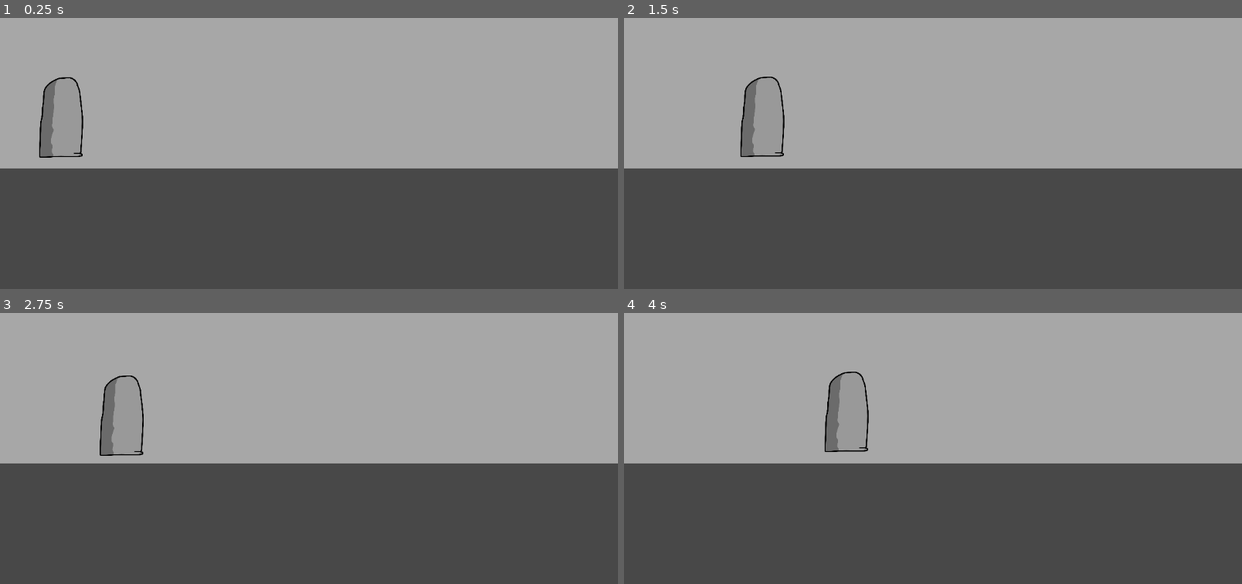
Above: before the commit, frames 1-4 (two rows, left to right).
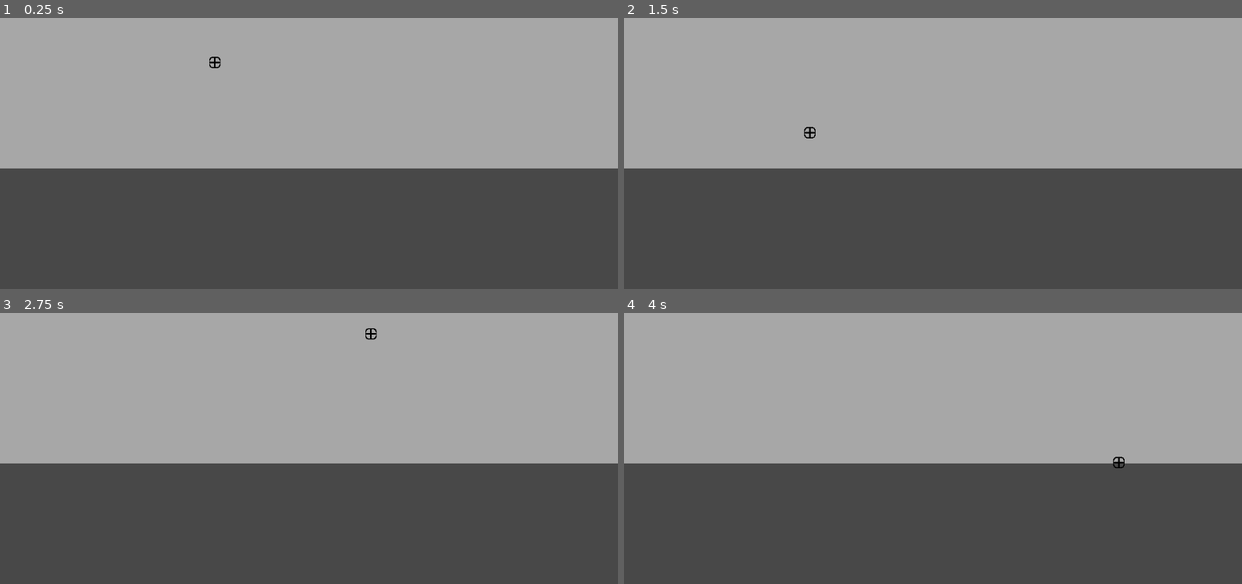
Above: after the commit, the same moments.

Repository: dice-works/untitled-violence-game
Game: Godot game, scene res://scenes/Debug.tscn
The game is run twice, just before and just after one commit, with the same random seed, the same clock (stepped at 60 frames per second) and the same inputs.
Inputs (mouse positions are in pixels of both pictures, inside the frame that each line leads up to):
- Up to frame 1 (0.25 s): no input
- Up to frame 2 (1.5 s): move the mouse to (1068, 96) at 0.52 s; hold D (player_right) 0.53-1.28 s; move the mouse to (809, 131) at 1.27 s; hold A (player_left) from 1.28 s (still down)
- Up to frame 3 (2.75 s): move the mouse to (370, 334) at 2.02 s; release A (player_left) at 2.03 s; hold D (player_right) from 2.03 s (still down)
- Up to frame 4 (4 s): move the mouse to (902, 481) at 2.77 s; move the mouse to (1118, 462) at 3.52 s; release D (player_right) at 3.53 s; hold A (player_left) from 3.53 s (still down)

The runs differ from the first frame. In frame 1, 0.7% of the frame differs, in the area x 6-36%, y 14-52%; in frame 2, 0.7%; in frame 3, 0.7%; in frame 4, 0.8%, in the area x 32-81%, y 21-58%.

Commit message:
Starting simple. A cube that follows a mouse-controlled target :)

Diff:
--- a/project.godot
+++ b/project.godot
@@ -12,7 +12,8 @@
 
 config/name="untitled violence game"
 run/main_scene="uid://dgynsghpucg21"
-config/features=PackedStringArray("4.6", "GL Compatibility")
+config/features=PackedStringArray("4.7", "GL Compatibility")
+boot_splash/show_image=false
 config/icon="res://icon.svg"
 
 [display]
--- a/scenes/Debug.tscn
+++ b/scenes/Debug.tscn
@@ -1,7 +1,7 @@
 [gd_scene format=3 uid="uid://dgynsghpucg21"]
 
 [ext_resource type="Script" uid="uid://dk3u8dmndppv0" path="res://scripts/debug.gd" id="1_c2xgb"]
-[ext_resource type="PackedScene" uid="uid://br6mefadyw1tj" path="res://scenes/Player.tscn" id="2_b1f3y"]
+[ext_resource type="PackedScene" uid="uid://br6mefadyw1tj" path="res://scenes/PhysicsTest.tscn" id="2_b1f3y"]
 
 [sub_resource type="RectangleShape2D" id="RectangleShape2D_c2xgb"]
 size = Vector2(1157, 24)
@@ -10,12 +10,14 @@
 script = ExtResource("1_c2xgb")
 
 [node name="sky" type="ColorRect" parent="." unique_id=1129693228]
+z_index = -2
 offset_right = 1152.0
 offset_bottom = 648.0
 mouse_filter = 2
 color = Color(0.6542321, 0.6542321, 0.654232, 1)
 
 [node name="ground" type="ColorRect" parent="." unique_id=842863540]
+z_index = -2
 offset_top = 423.0
 offset_right = 1152.0
 offset_bottom = 648.0
@@ -25,8 +27,16 @@
 [node name="StaticBody2D" type="StaticBody2D" parent="ground" unique_id=443626647]
 
 [node name="CollisionShape2D" type="CollisionShape2D" parent="ground/StaticBody2D" unique_id=396696602]
-position = Vector2(568.5, 85)
+position = Vector2(572, 12)
 shape = SubResource("RectangleShape2D_c2xgb")
+debug_color = Color(0, 0.9254902, 0.69803923, 0.41960785)
 
-[node name="Player" parent="." unique_id=842425172 instance=ExtResource("2_b1f3y")]
-position = Vector2(73, 252)
+[node name="Node" parent="." unique_id=1419880223 instance=ExtResource("2_b1f3y")]
+
+[node name="RigidBody2D" parent="Node" index="0" unique_id=1230469319]
+position = Vector2(571, 207)
+
+[node name="CollisionShape2D" parent="Node/RigidBody2D" index="0" unique_id=1740820463]
+position = Vector2(0, 0)
+
+[editable path="Node"]
--- /dev/null
+++ b/scenes/PhysicsTest.tscn
@@ -0,0 +1,27 @@
+[gd_scene format=3 uid="uid://br6mefadyw1tj"]
+
+[ext_resource type="Script" uid="uid://cljua0o1g7jx6" path="res://scripts/move_target.gd" id="1_56gqh"]
+[ext_resource type="Texture2D" uid="uid://cu8aeeagrahs1" path="res://visuals_audio/marker.png" id="1_n6e4x"]
+[ext_resource type="Script" uid="uid://cjdiijf5ady" path="res://scripts/rb_move-towards-target.gd" id="1_y7oj2"]
+
+[sub_resource type="RectangleShape2D" id="RectangleShape2D_7m2n1"]
+size = Vector2(156, 159.5)
+
+[node name="Node" type="Node2D" unique_id=1908324368]
+script = ExtResource("1_56gqh")
+
+[node name="RigidBody2D" type="RigidBody2D" parent="." unique_id=1230469319]
+script = ExtResource("1_y7oj2")
+
+[node name="CollisionShape2D" type="CollisionShape2D" parent="RigidBody2D" unique_id=1740820463]
+position = Vector2(78, 80)
+shape = SubResource("RectangleShape2D_7m2n1")
+
+[node name="Target" type="Marker2D" parent="." unique_id=305869476]
+unique_name_in_owner = true
+position = Vector2(571, 143)
+
+[node name="Sprite2D" type="Sprite2D" parent="Target" unique_id=1269186466]
+position = Vector2(-1.04904175e-05, -4.7683716e-06)
+scale = Vector2(0.041015647, 0.041015647)
+texture = ExtResource("1_n6e4x")
--- a/scenes/Player.tscn
+++ /dev/null
@@ -1,23 +0,0 @@
-[gd_scene format=3 uid="uid://br6mefadyw1tj"]
-
-[ext_resource type="Script" uid="uid://ct6joeh605iw5" path="res://scripts/player.gd" id="1_3li8b"]
-[ext_resource type="Script" uid="uid://dm3orb77fgkrl" path="res://scripts/player_torso.gd" id="2_3li8b"]
-[ext_resource type="Texture2D" uid="uid://krn2jcsabmud" path="res://visuals_audio/body.png" id="2_v6fml"]
-
-[node name="Player" type="Node2D" unique_id=842425172]
-script = ExtResource("1_3li8b")
-
-[node name="Torso" type="RigidBody2D" parent="." unique_id=760794592]
-gravity_scale = 0.0
-linear_damp = 5.0
-script = ExtResource("2_3li8b")
-
-[node name="Sprite2D" type="Sprite2D" parent="Torso" unique_id=187250731]
-position = Vector2(40.875, 75.46982)
-scale = Vector2(0.25309598, 0.25410712)
-texture = ExtResource("2_v6fml")
-
-[node name="CollisionPolygon2D" type="CollisionPolygon2D" parent="Torso" unique_id=1022453988]
-position = Vector2(40.875, 75.46982)
-scale = Vector2(0.25309598, 0.25410712)
-polygon = PackedVector2Array(11.5, -289, 11.5, -288, -5.800003, -288, -14.800003, -285, -19, -285, -70, -258, -72.3, -258, -101.3, -230, -102.7, -230, -117.6, -204, -119.3, -204, -133.5, -72.100006, -133.5, -28.399994, -143.2, 21, -144.3, 21, -146.4, 46, -147.4, 46, -152.4, 187, -153.5, 187, -153.5, 289.09998, -38.4, 286, 132.9, 286, 148.9, 280, 150.9, 280, 151.9, 277.40002, 140.29999, 267, 138.5, 262.7, 140.79999, 257, 142.29999, 257, 143.29999, 245, 144.4, 245, 153.5, 77.100006, 153.5, -8.100006, 133.5, -185.2, 133.5, -191.3, 115.5, -243.5, 115.5, -246.6, 103.5, -264.7, 103.5, -266.9, 90.5, -279, 90.5, -280.3, 74.5, -287.3, 74.5, -289)
--- a/scripts/player.gd
+++ b/scripts/input.gd
@@ -6,9 +6,18 @@
 
 func _check_looking_direction() -> void:
 	if get_global_mouse_position().x < $Torso.global_position.x:
-		looking_left = true
+		if looking_left == false:
+			looking_left = true
+			#$Torso/Sprite2D.flip_h = true
+			#$Feet/foot_left.flip_h = true; $Feet/foot_right.flip_h = true
+			#$Feet/foot_left.rotation *= -1; $Feet/foot_right.rotation *= -1
 	else:
-		looking_left = false
+		if looking_left == true:
+			looking_left = false
+			#$Torso/Sprite2D.flip_h = false
+			#$Feet/foot_left.flip_h = false; $Feet/foot_right.flip_h = false
+			#$Feet/foot_left.rotation *= -1; $Feet/foot_right.rotation *= -1
+
 
 func _get_input_direction() -> void:
 	if Input.is_action_just_pressed("player_left"):
--- /dev/null
+++ b/scripts/move_target.gd
@@ -0,0 +1,14 @@
+extends Node2D
+
+signal disable_spring
+# Called when the node enters the scene tree for the first time.
+func _ready() -> void:
+	await get_tree().create_timer(3.0).timeout
+	print("disabled")
+	#disable_spring.emit()
+	await get_tree().create_timer(0.2).timeout
+	#disable_spring.emit()
+
+# Called every frame. 'delta' is the elapsed time since the previous frame.
+func _process(_delta: float) -> void:
+	$Target.global_position = get_global_mouse_position()
--- a/scripts/player_torso.gd
+++ /dev/null
@@ -1,84 +0,0 @@
-extends RigidBody2D
-
-@onready var player = get_parent()
-var looking_left:bool
-var input_dir:Vector2
-var y_anchor:float
-var highest = 0.0
-var lowest = 0.0
-#idling vars
-var idle_target
-const idle_anchor_bounds = 6
-#walking vars
-var walk_target
-const walk_anchor_bounds = 8
-
-
-func _check_player_variables() -> void:
-	input_dir = player.input_dir
-	looking_left = player.looking_left
-
-func _turn_torso_to_looking_direction() -> void:
-	if looking_left:
-		$Sprite2D.flip_h = true
-	else:
-		$Sprite2D.flip_h = false
-
-func _idling() -> void:
-	if idle_target == null:
-		idle_target = y_anchor + idle_anchor_bounds
-	linear_damp = 5.0
-	var idle_strength: float = 5
-	var offset = idle_target - global_position.y
-
-	if abs(offset) < 1:
-		if idle_target > y_anchor:
-			idle_target = y_anchor - idle_anchor_bounds
-		else:
-			idle_target = y_anchor + idle_anchor_bounds
-
-	apply_central_force(Vector2(0, offset * idle_strength))
-
-func _walking() -> void:
-	if walk_target == null:
-		walk_target = y_anchor + walk_anchor_bounds
-	linear_damp = 4.0
-	var walk_strength: float = 1000
-	var walk_bounce_strength: float = 10
-	var arrival_threshold: float = 2
-	var offset = walk_target - global_position.y
-
-	if abs(offset) < arrival_threshold:
-		if walk_target > y_anchor:
-			walk_target = y_anchor - walk_anchor_bounds
-		else:
-			walk_target = y_anchor + walk_anchor_bounds
-	apply_central_force(Vector2(0, offset * walk_bounce_strength))
-	apply_central_force(Vector2(walk_strength * input_dir.x, 0))
-
-
-func _highestlowest() -> void:
-	var newhighest = position.y
-	var newlowest = position.y
-	if newhighest < highest:
-		highest = newhighest
-		print("highest: " + str(highest))
-	if newlowest > lowest:
-		lowest = newlowest
-		print("lowest: " + str(lowest))
-
-func _ready() -> void:
-	y_anchor = global_position.y
-
-func _process(_delta: float) -> void:
-	_check_player_variables()
-	_turn_torso_to_looking_direction()
-	_highestlowest()
-	print(linear_damp)
-
-func _physics_process(_delta: float) -> void:
-	if input_dir == Vector2.ZERO:
-		_idling()
-	else:
-		_walking()
-		pass
--- /dev/null
+++ b/scripts/rb_move-towards-target.gd
@@ -0,0 +1,21 @@
+extends RigidBody2D
+
+@export var stiffness: float = 1200
+@export var damping: float = 2 * sqrt(stiffness * mass)
+var spring = true
+
+func _physics_process(_delta: float) -> void:
+	var target_position: Vector2 = %Target.global_position
+	var target_distance: Vector2 = target_position - global_position
+	print(linear_velocity)
+	if spring:
+		apply_central_force(target_distance * stiffness - linear_velocity * damping)
+		apply_central_force(-get_gravity() * mass)
+func disspring() -> void:
+	if spring == true:
+		spring = false
+	else:
+		spring = true
+
+func _ready() -> void:
+	get_parent().disable_spring.connect(disspring)
Renamed: scripts/player.gd.uid -> scripts/input.gd.uid
Not shown, added: scripts/move_target.gd.uid
Not shown, removed: scripts/player_torso.gd.uid
Not shown, added: scripts/rb_move-towards-target.gd.uid
Not shown, removed: test.txt
Binary file added: visuals_audio/marker.png
